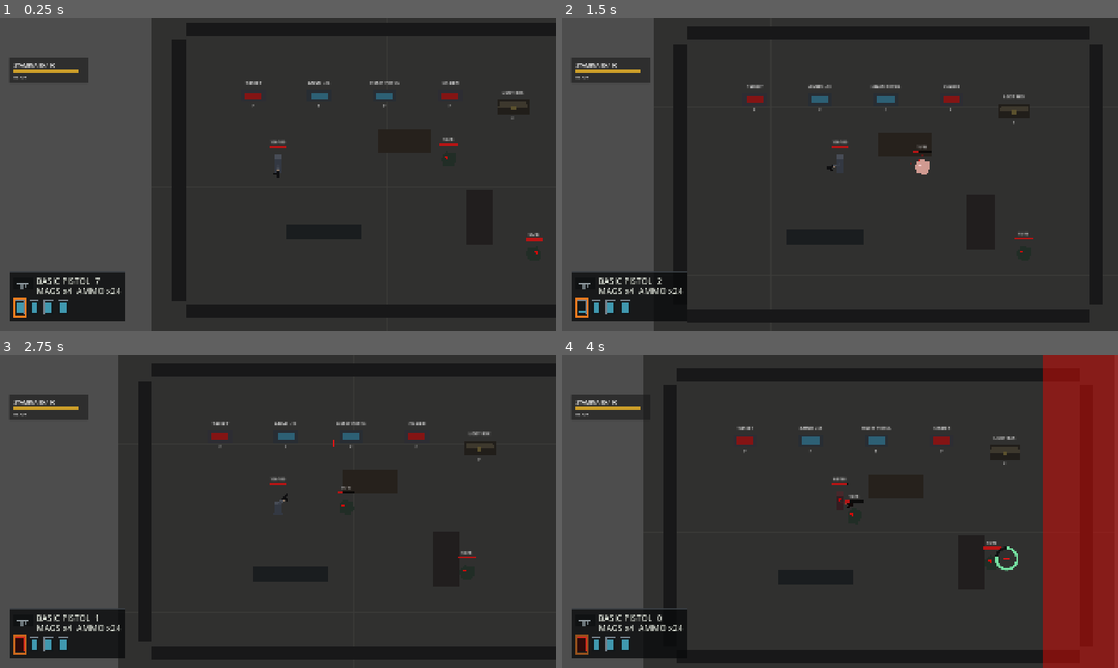
Above: before the commit, frames 1-4 (two rows, left to right).
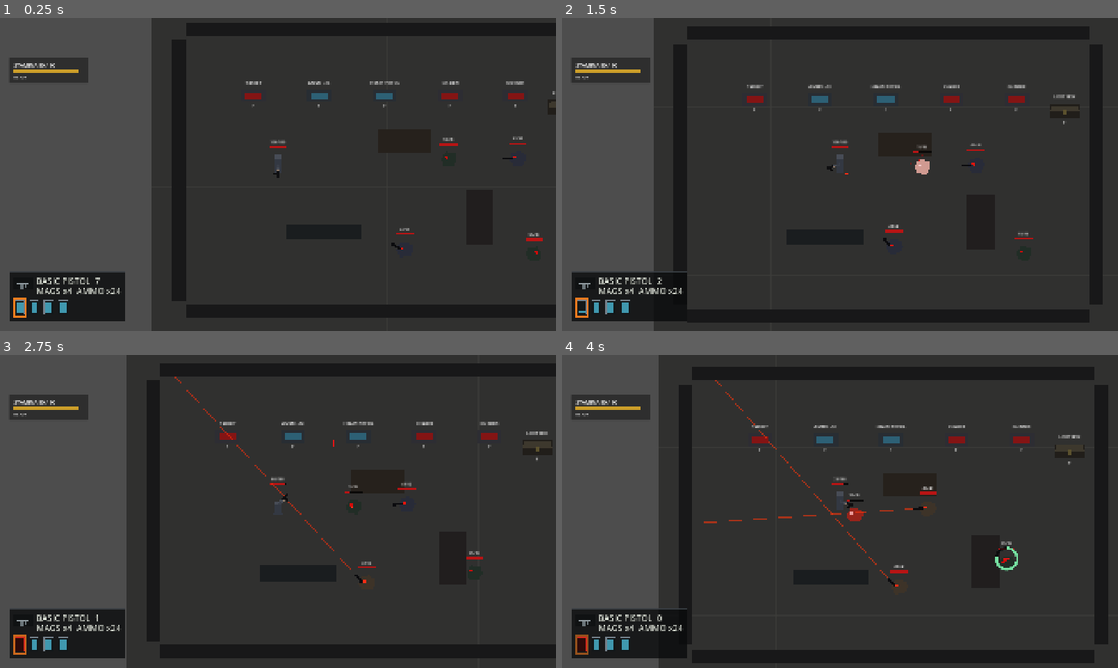
Above: after the commit, the same moments.

Repository: YuiTatsuki1011/projekt-black
Game: Godot game, scene res://scenes/levels/top_down_test_level.tscn
Two runs of this game, one before a commit and one after it. Both use one fixed random seed, a clock stepped at 60 frames per second and the inputs below.
Inputs (mouse positions are in pixels of both pictures, inside the frame that each line leads up to):
- Up to frame 1 (0.25 s): no input
- Up to frame 2 (1.5 s): tap Enter at 0.5 s; move the mouse to (962, 158) at 0.52 s; press the mouse at (962, 158) at 0.53 s; hold D (move_right) 0.53-1.25 s; tap W (move_up) at 0.77 s; tap F (interact) at 0.8 s; release the mouse at (962, 158) at 1.25 s; drag from (728, 190) to (840, 174) at 1.27 s
- Up to frame 3 (2.75 s): move the mouse to (333, 442) at 2.02 s; hold A (move_left) from 2.03 s (still down); hold C (crouch) from 2.03 s (still down); tap F (interact) at 2.3 s
- Up to frame 4 (4 s): release A (move_left) at 2.75 s; release C (crouch) at 2.75 s; drag from (812, 574) to (906, 508) at 2.77 s; move the mouse to (1006, 558) at 3.52 s; press the mouse at (1006, 558) at 3.53 s; hold D (move_right) from 3.53 s (still down); tap W (move_up) at 3.77 s; tap F (interact) at 3.8 s

The runs differ from the first frame. In frame 1, 0.3% of the frame differs, in the area x 70-100%, y 20-74%; in frame 2, 0.3%; in frame 3, 2.4%; in frame 4, 17%, in the area x 14-100%, y 0-100%.

Commit message:
Add top-down ranged combat loop

Diff:
--- a/scenes/enemies/top_down_chaser_enemy.tscn
+++ b/scenes/enemies/top_down_chaser_enemy.tscn
@@ -6,6 +6,7 @@
 [ext_resource type="PackedScene" path="res://scenes/vfx/hit_burst.tscn" id="4_hit_burst"]
 [ext_resource type="PackedScene" path="res://scenes/vfx/death_burst.tscn" id="5_death_burst"]
 [ext_resource type="Script" path="res://scripts/enemies/loot_dropper.gd" id="6_loot_dropper"]
+[ext_resource type="PackedScene" path="res://scenes/interaction/corpse_container.tscn" id="7_corpse_container"]
 
 [sub_resource type="CircleShape2D" id="CircleShape2D_body"]
 radius = 18.0
@@ -19,6 +20,7 @@
 script = ExtResource("1_chaser")
 hit_vfx_scene = ExtResource("4_hit_burst")
 death_vfx_scene = ExtResource("5_death_burst")
+corpse_container_scene = ExtResource("7_corpse_container")
 
 [node name="CollisionShape2D" type="CollisionShape2D" parent="."]
 shape = SubResource("CircleShape2D_body")
--- /dev/null
+++ b/scenes/enemies/top_down_ranged_enemy.tscn
@@ -0,0 +1,67 @@
+[gd_scene load_steps=11 format=3]
+
+[ext_resource type="Script" path="res://scripts/enemies/top_down_ranged_enemy.gd" id="1_ranged"]
+[ext_resource type="Script" path="res://scripts/combat/health.gd" id="2_health"]
+[ext_resource type="PackedScene" path="res://scenes/ui/health_indicator.tscn" id="3_health_indicator"]
+[ext_resource type="PackedScene" path="res://scenes/vfx/hit_burst.tscn" id="4_hit_burst"]
+[ext_resource type="PackedScene" path="res://scenes/vfx/death_burst.tscn" id="5_death_burst"]
+[ext_resource type="PackedScene" path="res://scenes/weapons/enemy_projectile.tscn" id="6_enemy_projectile"]
+[ext_resource type="Script" path="res://scripts/enemies/loot_dropper.gd" id="7_loot_dropper"]
+[ext_resource type="PackedScene" path="res://scenes/interaction/corpse_container.tscn" id="8_corpse_container"]
+
+[sub_resource type="CircleShape2D" id="CircleShape2D_body"]
+radius = 17.0
+
+[node name="TopDownRangedEnemy" type="CharacterBody2D"]
+collision_layer = 8
+collision_mask = 3
+script = ExtResource("1_ranged")
+projectile_scene = ExtResource("6_enemy_projectile")
+corpse_container_scene = ExtResource("8_corpse_container")
+hit_vfx_scene = ExtResource("4_hit_burst")
+death_vfx_scene = ExtResource("5_death_burst")
+
+[node name="CollisionShape2D" type="CollisionShape2D" parent="."]
+shape = SubResource("CircleShape2D_body")
+
+[node name="BodyVisual" type="Polygon2D" parent="."]
+color = Color(0.16, 0.17, 0.22, 1)
+polygon = PackedVector2Array(-17, -12, -4, -19, 14, -15, 20, 1, 11, 17, -12, 15, -20, -1)
+
+[node name="Eye" type="Polygon2D" parent="BodyVisual"]
+position = Vector2(7, -4)
+color = Color(0.92, 0.08, 0.05, 1)
+polygon = PackedVector2Array(-4, -3, 4, -3, 5, 2, -3, 3)
+
+[node name="GunRoot" type="Node2D" parent="."]
+position = Vector2(11, -2)
+
+[node name="GunBody" type="Polygon2D" parent="GunRoot"]
+color = Color(0.045, 0.045, 0.055, 1)
+polygon = PackedVector2Array(0, -3, 22, -3, 24, -1, 24, 3, 0, 3)
+
+[node name="Muzzle" type="Marker2D" parent="GunRoot"]
+position = Vector2(24, 0)
+
+[node name="TelegraphLine" type="Line2D" parent="."]
+visible = false
+z_index = 4
+width = 2.0
+default_color = Color(1, 0.12, 0.06, 0.56)
+
+[node name="Health" type="Node" parent="."]
+script = ExtResource("2_health")
+max_health = 42
+current_health = 42
+
+[node name="HealthIndicator" parent="." instance=ExtResource("3_health_indicator")]
+position = Vector2(0, -34)
+
+[node name="LootDropper" type="Node" parent="."]
+script = ExtResource("7_loot_dropper")
+item_ids = Array[StringName]([&"pistol_ammo"])
+drop_chances = Array[float]([1.0])
+min_quantities = Array[int]([5])
+max_quantities = Array[int]([10])
+drop_offset = Vector2(0, 0)
+spread_radius = 18.0
--- /dev/null
+++ b/scenes/interaction/corpse_container.tscn
@@ -0,0 +1,47 @@
+[gd_scene load_steps=4 format=3]
+
+[ext_resource type="Script" path="res://scripts/interaction/item_container.gd" id="1_item_container"]
+[ext_resource type="Script" path="res://scripts/inventory/inventory.gd" id="2_inventory"]
+
+[sub_resource type="CircleShape2D" id="CircleShape2D_corpse_container"]
+radius = 34.0
+
+[node name="CorpseContainer" type="Area2D"]
+collision_layer = 16
+collision_mask = 0
+script = ExtResource("1_item_container")
+container_label = "CORPSE"
+
+[node name="CollisionShape2D" type="CollisionShape2D" parent="."]
+shape = SubResource("CircleShape2D_corpse_container")
+
+[node name="Body" type="Polygon2D" parent="."]
+color = Color(0.11, 0.095, 0.09, 1)
+polygon = PackedVector2Array(-30, -10, -12, -24, 14, -20, 30, -4, 20, 20, -8, 24, -28, 8)
+
+[node name="Mark" type="Polygon2D" parent="."]
+color = Color(0.28, 0.04, 0.035, 1)
+polygon = PackedVector2Array(-20, -5, 5, -10, 22, 5, 7, 15, -16, 12)
+
+[node name="Label" type="Label" parent="."]
+offset_left = -58.0
+offset_top = -50.0
+offset_right = 58.0
+offset_bottom = -30.0
+theme_override_font_sizes/font_size = 10
+text = "CORPSE"
+horizontal_alignment = 1
+
+[node name="Prompt" type="Label" parent="."]
+offset_left = -20.0
+offset_top = 30.0
+offset_right = 20.0
+offset_bottom = 46.0
+theme_override_font_sizes/font_size = 9
+text = "F"
+horizontal_alignment = 1
+
+[node name="Inventory" type="Node" parent="."]
+script = ExtResource("2_inventory")
+grid_width = 10
+grid_height = 3
--- a/scenes/levels/top_down_test_level.tscn
+++ b/scenes/levels/top_down_test_level.tscn
@@ -11,6 +11,7 @@
 [ext_resource type="PackedScene" path="res://scenes/interaction/item_grant_button.tscn" id="9_item_grant_button"]
 [ext_resource type="PackedScene" path="res://scenes/interaction/item_container.tscn" id="10_item_container"]
 [ext_resource type="PackedScene" path="res://scenes/enemies/top_down_chaser_enemy.tscn" id="11_top_down_chaser"]
+[ext_resource type="PackedScene" path="res://scenes/enemies/top_down_ranged_enemy.tscn" id="12_top_down_ranged"]
 
 [sub_resource type="RectangleShape2D" id="RectangleShape2D_horizontal_wall"]
 size = Vector2(960, 32)
@@ -163,6 +164,12 @@
 
 [node name="ChaserB" parent="Enemies" instance=ExtResource("11_top_down_chaser")]
 position = Vector2(830, 520)
+
+[node name="GunnerA" parent="Enemies" instance=ExtResource("12_top_down_ranged")]
+position = Vector2(812, 292)
+
+[node name="GunnerB" parent="Enemies" instance=ExtResource("12_top_down_ranged")]
+position = Vector2(540, 520)
 
 [node name="TargetButton" parent="." instance=ExtResource("7_spawn_button")]
 position = Vector2(162, 142)
@@ -185,8 +192,13 @@
 spawn_scene = ExtResource("11_top_down_chaser")
 button_label = "CHASER"
 
+[node name="GunnerButton" parent="." instance=ExtResource("7_spawn_button")]
+position = Vector2(786, 142)
+spawn_scene = ExtResource("12_top_down_ranged")
+button_label = "GUNNER"
+
 [node name="LootBox" parent="." instance=ExtResource("10_item_container")]
-position = Vector2(780, 170)
+position = Vector2(900, 170)
 container_label = "LOOT BOX"
 
 [node name="Crosshair" parent="." instance=ExtResource("2_crosshair")]
--- a/scripts/enemies/loot_dropper.gd
+++ b/scripts/enemies/loot_dropper.gd
@@ -33,6 +33,27 @@
 	if parent == null:
 		parent = get_tree().root
 
+	for loot_entry in roll_loot():
+		var item_id: StringName = loot_entry.get("item_id", &"")
+		var quantity: int = int(loot_entry.get("quantity", 1))
+		var metadata: Dictionary = loot_entry.get("metadata", {})
+		var dropped_item := scene.instantiate()
+		dropped_item.set("item_id", item_id)
+		dropped_item.set("quantity", quantity)
+		dropped_item.set("metadata", metadata)
+		parent.add_child(dropped_item)
+
+		if dropped_item is Node2D:
+			var dropped_item_2d := dropped_item as Node2D
+			dropped_item_2d.global_position = _get_drop_position(spawn_position, spawned_items.size())
+
+		spawned_items.append(dropped_item)
+
+	return spawned_items
+
+
+func roll_loot() -> Array[Dictionary]:
+	var loot_entries: Array[Dictionary] = []
 	for index in item_ids.size():
 		var item_id := item_ids[index]
 		if item_id == &"":
@@ -49,19 +70,13 @@
 		if not metadata.is_empty():
 			quantity = 1
 
-		var dropped_item := scene.instantiate()
-		dropped_item.set("item_id", item_id)
-		dropped_item.set("quantity", quantity)
-		dropped_item.set("metadata", metadata)
-		parent.add_child(dropped_item)
+		loot_entries.append({
+			"item_id": item_id,
+			"quantity": quantity,
+			"metadata": metadata,
+		})
 
-		if dropped_item is Node2D:
-			var dropped_item_2d := dropped_item as Node2D
-			dropped_item_2d.global_position = _get_drop_position(spawn_position, spawned_items.size())
-
-		spawned_items.append(dropped_item)
-
-	return spawned_items
+	return loot_entries
 
 
 func _get_drop_position(spawn_position: Vector2, drop_index: int) -> Vector2:
--- a/scripts/enemies/top_down_chaser_enemy.gd
+++ b/scripts/enemies/top_down_chaser_enemy.gd
@@ -21,6 +21,7 @@
 @export var separation_push_speed: float = 420.0
 @export var hit_vfx_scene: PackedScene
 @export var death_vfx_scene: PackedScene
+@export var corpse_container_scene: PackedScene
 @export var knockback_strength: float = 130.0
 @export var knockback_recovery: float = 500.0
 @export var hit_flash_time: float = 0.08
@@ -244,8 +245,7 @@
 
 	_is_dead = true
 	_spawn_vfx(death_vfx_scene, global_position)
-	if loot_dropper != null and loot_dropper.has_method("drop_at"):
-		loot_dropper.call("drop_at", global_position, get_parent())
+	_spawn_loot_container()
 	queue_free()
 
 
@@ -272,3 +272,45 @@
 	if vfx is Node2D:
 		var vfx_2d := vfx as Node2D
 		vfx_2d.global_position = spawn_position
+
+
+func _spawn_loot_container() -> void:
+	if corpse_container_scene == null:
+		if loot_dropper != null and loot_dropper.has_method("drop_at"):
+			loot_dropper.call("drop_at", global_position, get_parent())
+		return
+
+	var corpse := corpse_container_scene.instantiate()
+	var corpse_parent := get_parent()
+	if corpse_parent == null:
+		corpse_parent = get_tree().current_scene
+	if corpse_parent == null:
+		corpse_parent = get_tree().root
+	corpse_parent.add_child(corpse)
+
+	if corpse is Node2D:
+		var corpse_2d := corpse as Node2D
+		corpse_2d.global_position = global_position
+
+	var corpse_inventory := corpse.get_node_or_null("Inventory")
+	if corpse_inventory == null:
+		return
+
+	for loot_entry in _roll_loot_entries():
+		var item_id: StringName = loot_entry.get("item_id", &"")
+		var quantity: int = int(loot_entry.get("quantity", 1))
+		var metadata: Dictionary = loot_entry.get("metadata", {})
+		if item_id == &"":
+			continue
+		if not metadata.is_empty() and corpse_inventory.has_method("add_item_with_metadata"):
+			corpse_inventory.call("add_item_with_metadata", item_id, metadata)
+		elif corpse_inventory.has_method("add_item"):
+			corpse_inventory.call("add_item", item_id, quantity)
+
+
+func _roll_loot_entries() -> Array[Dictionary]:
+	if loot_dropper == null:
+		return []
+	if loot_dropper.has_method("roll_loot"):
+		return loot_dropper.call("roll_loot")
+	return []
--- /dev/null
+++ b/scripts/enemies/top_down_ranged_enemy.gd
@@ -0,0 +1,361 @@
+extends CharacterBody2D
+class_name TopDownRangedEnemy
+
+enum ShootState {
+	IDLE,
+	WINDUP,
+	RECOVERY,
+}
+
+@export var target_path: NodePath = NodePath("../../Player")
+@export var projectile_scene: PackedScene
+@export var corpse_container_scene: PackedScene
+@export var detection_range: float = 620.0
+@export var preferred_range: float = 300.0
+@export var retreat_range: float = 150.0
+@export var move_speed: float = 82.0
+@export var shot_windup_time: float = 0.5
+@export var shot_recovery_time: float = 1.1
+@export var initial_shot_delay: float = 0.35
+@export var projectile_damage: int = 14
+@export var projectile_speed: float = 540.0
+@export var telegraph_length: float = 760.0
+@export_flags_2d_physics var line_of_sight_blocker_mask: int = 1
+@export var hit_vfx_scene: PackedScene
+@export var death_vfx_scene: PackedScene
+@export var knockback_strength: float = 110.0
+@export var knockback_recovery: float = 460.0
+@export var hit_flash_time: float = 0.08
+
+@onready var health: Node = $Health
+@onready var body_visual: Polygon2D = $BodyVisual
+@onready var eye_visual: Polygon2D = $BodyVisual/Eye
+@onready var gun_root: Node2D = $GunRoot
+@onready var muzzle: Marker2D = $GunRoot/Muzzle
+@onready var telegraph_line: Line2D = $TelegraphLine
+@onready var loot_dropper: Node = get_node_or_null("LootDropper")
+
+var _target: Node2D
+var _is_dead: bool = false
+var _knockback_velocity: Vector2 = Vector2.ZERO
+var _base_body_color: Color
+var _base_eye_color: Color
+var _flash_tween: Tween
+var _shoot_state: ShootState = ShootState.RECOVERY
+var _shot_timer: float = 0.0
+var _locked_direction: Vector2 = Vector2.LEFT
+
+
+func _ready() -> void:
+	_base_body_color = body_visual.color
+	_base_eye_color = eye_visual.color
+	_resolve_target()
+	health.damaged.connect(_on_damaged)
+	health.died.connect(_on_died)
+	_shot_timer = initial_shot_delay
+	_set_telegraph_visible(false)
+
+
+func set_target(target: Node2D) -> void:
+	_target = target
+
+
+func _physics_process(delta: float) -> void:
+	if _is_dead:
+		return
+
+	if _target == null or not is_instance_valid(_target):
+		_resolve_target()
+
+	_update_shoot_state(delta)
+	_update_velocity()
+	_knockback_velocity = _knockback_velocity.move_toward(Vector2.ZERO, knockback_recovery * delta)
+	move_and_slide()
+
+
+func apply_hit_reaction(direction: Vector2, _damage: int, hit_position: Vector2) -> void:
+	var knockback_direction := direction.normalized()
+	if knockback_direction == Vector2.ZERO:
+		knockback_direction = Vector2.RIGHT
+
+	_knockback_velocity = knockback_direction * knockback_strength
+	_spawn_vfx(hit_vfx_scene, hit_position)
+	_flash()
+
+
+func _resolve_target() -> void:
+	_target = get_node_or_null(target_path) as Node2D
+	if _target != null:
+		return
+
+	var current_scene := get_tree().current_scene
+	if current_scene != null:
+		_target = current_scene.get_node_or_null("Player") as Node2D
+
+
+func _update_velocity() -> void:
+	velocity = _knockback_velocity
+	if _target == null:
+		return
+
+	var to_target := _target.global_position - global_position
+	var target_distance := to_target.length()
+	if target_distance <= 0.01 or target_distance > detection_range:
+		return
+
+	var target_direction := to_target / target_distance
+	var has_line_of_sight := _has_line_of_sight_to_target()
+	if target_distance < retreat_range:
+		velocity -= target_direction * move_speed
+	elif target_distance > preferred_range or not has_line_of_sight:
+		velocity += target_direction * move_speed
+
+
+func _update_shoot_state(delta: float) -> void:
+	if _target == null or not is_instance_valid(_target):
+		_set_telegraph_visible(false)
+		return
+
+	match _shoot_state:
+		ShootState.IDLE:
+			_update_unlocked_aim()
+			if _can_shoot_target():
+				_enter_windup()
+		ShootState.WINDUP:
+			if not _can_shoot_target():
+				_enter_recovery(0.25)
+				return
+
+			_shot_timer -= delta
+			_update_telegraph_visual()
+			if _shot_timer <= 0.0:
+				_fire_locked_shot()
+				_enter_recovery(shot_recovery_time)
+		ShootState.RECOVERY:
+			_update_unlocked_aim()
+			_shot_timer -= delta
+			if _shot_timer <= 0.0:
+				_shoot_state = ShootState.IDLE
+
+
+func _enter_windup() -> void:
+	_locked_direction = _get_direction_to_target()
+	if _locked_direction.length_squared() <= 0.01:
+		_locked_direction = Vector2.LEFT
+
+	_set_aim_direction(_locked_direction)
+	_shoot_state = ShootState.WINDUP
+	_shot_timer = shot_windup_time
+	body_visual.color = Color(0.24, 0.2, 0.16, 1.0)
+	eye_visual.color = Color(1.0, 0.18, 0.08, 1.0)
+	_set_telegraph_visible(true)
+	_update_telegraph_visual()
+
+
+func _enter_recovery(duration: float) -> void:
+	_shoot_state = ShootState.RECOVERY
+	_shot_timer = duration
+	_set_telegraph_visible(false)
+	body_visual.color = _base_body_color
+	eye_visual.color = _base_eye_color
+
+
+func _fire_locked_shot() -> void:
+	if projectile_scene == null:
+		return
+
+	var projectile := projectile_scene.instantiate()
+	var projectile_parent := get_tree().current_scene
+	if projectile_parent == null:
+		projectile_parent = get_parent()
+	projectile_parent.add_child(projectile)
+
+	if projectile is Node2D:
+		var projectile_2d := projectile as Node2D
+		projectile_2d.global_position = muzzle.global_position
+		projectile_2d.global_rotation = _locked_direction.angle()
+
+	projectile.set("damage", projectile_damage)
+	projectile.set("speed", projectile_speed)
+	if projectile.has_method("launch"):
+		projectile.call("launch", _locked_direction)
+
+	body_visual.color = Color(0.46, 0.12, 0.08, 1.0)
+	eye_visual.color = Color.WHITE
+
+
+func _update_unlocked_aim() -> void:
+	var direction := _get_direction_to_target()
+	if direction.length_squared() <= 0.01:
+		return
+
+	_set_aim_direction(direction)
+
+
+func _get_direction_to_target() -> Vector2:
+	if _target == null or not is_instance_valid(_target):
+		return _locked_direction
+
+	return (_target.global_position - muzzle.global_position).normalized()
+
+
+func _set_aim_direction(direction: Vector2) -> void:
+	if direction.length_squared() <= 0.01:
+		return
+
+	var normalized_direction := direction.normalized()
+	var facing := signf(normalized_direction.x)
+	if facing == 0.0:
+		facing = body_visual.scale.x
+	if facing == 0.0:
+		facing = 1.0
+
+	body_visual.scale.x = facing
+	gun_root.position = Vector2(facing * 11.0, -2.0)
+	gun_root.rotation = normalized_direction.angle()
+	_locked_direction = normalized_direction
+
+
+func _can_shoot_target() -> bool:
+	if _target == null or not is_instance_valid(_target):
+		return false
+	if global_position.distance_squared_to(_target.global_position) > detection_range * detection_range:
+		return false
+
+	return _has_line_of_sight_to_target()
+
+
+func _has_line_of_sight_to_target() -> bool:
+	if _target == null or not is_instance_valid(_target):
+		return false
+
+	var space_state := get_world_2d().direct_space_state
+	var query := PhysicsRayQueryParameters2D.new()
+	query.from = muzzle.global_position
+	query.to = _target.global_position
+	query.collision_mask = line_of_sight_blocker_mask
+	query.exclude = [get_rid()]
+	query.collide_with_areas = false
+	query.collide_with_bodies = true
+	return space_state.intersect_ray(query).is_empty()
+
+
+func _set_telegraph_visible(is_visible: bool) -> void:
+	if telegraph_line == null:
+		return
+
+	telegraph_line.visible = is_visible
+
+
+func _update_telegraph_visual() -> void:
+	if telegraph_line == null:
+		return
+
+	var start_position := to_local(muzzle.global_position)
+	var end_position := to_local(_get_telegraph_end_position())
+	telegraph_line.points = PackedVector2Array([start_position, end_position])
+
+	var pulse := 0.18 + sin(Time.get_ticks_msec() * 0.026) * 0.08
+	telegraph_line.default_color = Color(1.0, 0.08 + pulse, 0.04, 0.44 + pulse)
+
+
+func _get_telegraph_end_position() -> Vector2:
+	var start_position := muzzle.global_position
+	var end_position := start_position + _locked_direction * telegraph_length
+	var space_state := get_world_2d().direct_space_state
+	var query := PhysicsRayQueryParameters2D.new()
+	query.from = start_position
+	query.to = end_position
+	query.collision_mask = line_of_sight_blocker_mask
+	query.exclude = [get_rid()]
+	query.collide_with_areas = false
+	query.collide_with_bodies = true
+	var hit := space_state.intersect_ray(query)
+	if hit.has("position"):
+		return hit.get("position", end_position)
+
+	return end_position
+
+
+func _on_damaged(_amount: int, _current_health: int, _max_health: int) -> void:
+	_flash()
+
+
+func _on_died() -> void:
+	if _is_dead:
+		return
+
+	_is_dead = true
+	collision_layer = 0
+	collision_mask = 0
+	_set_telegraph_visible(false)
+	_spawn_vfx(death_vfx_scene, global_position)
+	_spawn_loot_container()
+	queue_free()
+
+
+func _flash() -> void:
+	if _flash_tween != null:
+		_flash_tween.kill()
+
+	body_visual.color = Color(0.95, 0.82, 0.72, 1.0)
+	eye_visual.color = Color.WHITE
+	_flash_tween = create_tween()
+	_flash_tween.tween_property(body_visual, "color", _base_body_color, hit_flash_time)
+	_flash_tween.parallel().tween_property(eye_visual, "color", _base_eye_color, hit_flash_time)
+
+
+func _spawn_vfx(vfx_scene: PackedScene, spawn_position: Vector2) -> void:
+	if vfx_scene == null:
+		return
+
+	var vfx := vfx_scene.instantiate()
+	var vfx_parent := get_tree().current_scene
+	if vfx_parent == null:
+		vfx_parent = get_tree().root
+	vfx_parent.add_child(vfx)
+	if vfx is Node2D:
+		var vfx_2d := vfx as Node2D
+		vfx_2d.global_position = spawn_position
+
+
+func _spawn_loot_container() -> void:
+	if corpse_container_scene == null:
+		if loot_dropper != null and loot_dropper.has_method("drop_at"):
+			loot_dropper.call("drop_at", global_position, get_parent())
+		return
+
+	var corpse := corpse_container_scene.instantiate()
+	var corpse_parent := get_parent()
+	if corpse_parent == null:
+		corpse_parent = get_tree().current_scene
+	if corpse_parent == null:
+		corpse_parent = get_tree().root
+	corpse_parent.add_child(corpse)
+
+	if corpse is Node2D:
+		var corpse_2d := corpse as Node2D
+		corpse_2d.global_position = global_position
+
+	var corpse_inventory := corpse.get_node_or_null("Inventory")
+	if corpse_inventory == null:
+		return
+
+	for loot_entry in _roll_loot_entries():
+		var item_id: StringName = loot_entry.get("item_id", &"")
+		var quantity: int = int(loot_entry.get("quantity", 1))
+		var metadata: Dictionary = loot_entry.get("metadata", {})
+		if item_id == &"":
+			continue
+		if not metadata.is_empty() and corpse_inventory.has_method("add_item_with_metadata"):
+			corpse_inventory.call("add_item_with_metadata", item_id, metadata)
+		elif corpse_inventory.has_method("add_item"):
+			corpse_inventory.call("add_item", item_id, quantity)
+
+
+func _roll_loot_entries() -> Array[Dictionary]:
+	if loot_dropper == null:
+		return []
+	if loot_dropper.has_method("roll_loot"):
+		return loot_dropper.call("roll_loot")
+	return []
Not shown: 1 places in scenes/enemies/top_down_chaser_enemy.tscn that only renumber resources
Not shown: 1 places in scenes/levels/top_down_test_level.tscn that only renumber resources
